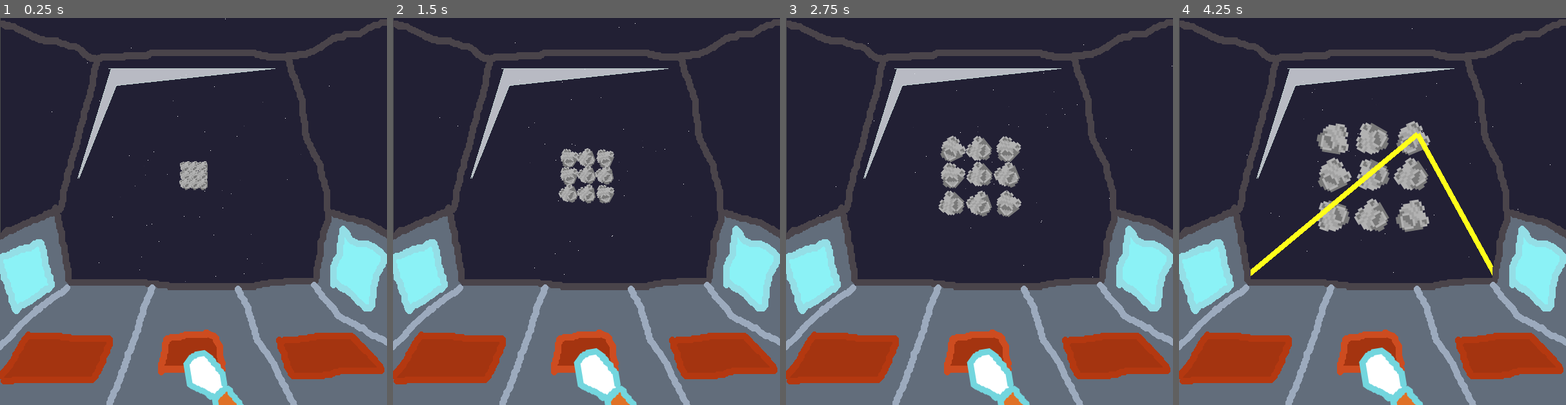
Above: before the commit, frames 1-4 (left to right).
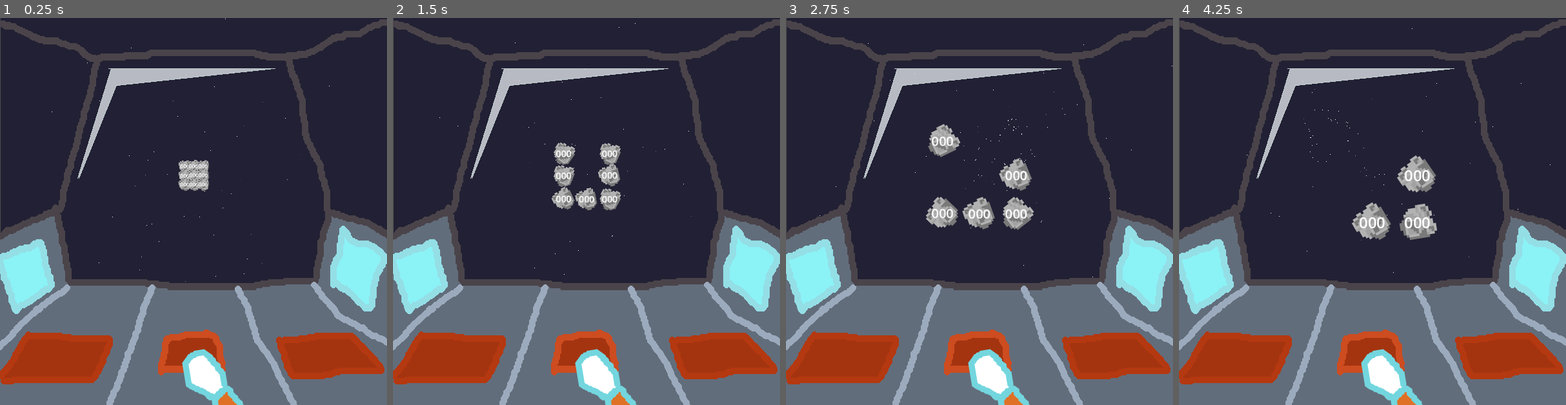
Above: after the commit, the same moments.

Repository: sugarvoid/alpha-space
Game: Godot game, scene res://game/game.tscn
Same seed, same stepped clock (60 frames per second), same inputs: the game is played once before the commit and once after it. The project has no main scene, so this scene is started directly.
Inputs:
- Up to frame 1 (0.25 s): no input
- Up to frame 2 (1.5 s): hold Keypad 8 (num_pad_eight) 0.53-1.28 s; tap Keypad 5 (num_pad_five) at 0.8, 1.35 s
- Up to frame 3 (2.75 s): tap Keypad 4 (num_pad_four) at 1.55 s; hold Keypad 4 (num_pad_four) from 2.03 s (still down); tap Keypad 9 (num_pad_nine) at 2.3 s
- Up to frame 4 (4.25 s): release Keypad 4 (num_pad_four) at 2.78 s; tap Keypad 9 (num_pad_nine) at 2.85 s; tap Keypad 1 (num_pad_one) at 3.05 s; hold Keypad 1 (num_pad_one) from 3.53 s (still down); tap Keypad 7 (num_pad_seven) at 3.8 s

The runs differ from the first frame. In frame 1, 0.5% of the frame differs, in the area x 46-63%, y 36-100%; in frame 2, 2.1%; in frame 3, 3.9%; in frame 4, 5.9%, in the area x 18-82%, y 23-100%.

Commit message:
Lasers can shoot meteors away

Diff:
--- a/game/game.gd
+++ b/game/game.gd
@@ -2,6 +2,12 @@
 extends Node2D
 
 @onready var fps_label: Control = get_node("CanvasLayer/FPSCounter")
+@onready var meteor_manager: MeteorManager = get_node("MeteorManager")
+@onready var laser_manager: LaserManager = get_node("LaserManager")
+@onready var hand_sprite: Sprite2D = get_node("Hand")
+
+const FIRE_RATE: float = 1.0
+
 
 enum states {
 
@@ -9,10 +15,58 @@
 
 
 var state: int
+var can_player_fire: bool = true
 
 func _ready() -> void:
-	$Hand/AnimationPlayer.play("press_button")
+	pass
 
 
 func _process(delta: float) -> void:
 	fps_label.update_label(Engine.get_frames_per_second())
+
+func _input(event) -> void:
+	if event.is_action_pressed("num_pad_one"):
+		print('6')
+		_shoot_laser(6)
+	elif event.is_action_pressed("num_pad_two"):
+		print('7')
+		_shoot_laser(7)
+	elif event.is_action_pressed("num_pad_three"):
+		print('8')
+		_shoot_laser(8)
+	elif event.is_action_pressed("num_pad_four"):
+		print('3')
+		_shoot_laser(3)
+	elif event.is_action_pressed("num_pad_five"):
+		print('4')
+		_shoot_laser(4)
+	elif event.is_action_pressed("num_pad_six"):
+		print('5')
+		_shoot_laser(5)
+	elif event.is_action_pressed("num_pad_seven"):
+		print('0')
+		_shoot_laser(0)
+	elif event.is_action_pressed("num_pad_eight"):
+		print('1')
+		_shoot_laser(1)
+	elif event.is_action_pressed("num_pad_nine"):
+		print('2')
+		_shoot_laser(2)
+
+
+func _connect_signals() -> void:
+	pass
+	## self.hand_sprite.press_animation_finished.connect()
+
+func _shoot_laser(array_slot: int) -> void:
+
+	if self.meteor_manager.check_if_slot_has_meteor(array_slot):
+		var targeted_meteor: Meteor
+		targeted_meteor = self.meteor_manager.current_meteors[array_slot]
+		var target_pos: Vector2 = targeted_meteor.global_position
+		self.laser_manager.add_lasers_to_screen(target_pos)
+		self.meteor_manager.remove_meteor(targeted_meteor)
+
+	else:
+		# no meteor in that spot
+		return
--- /dev/null
+++ b/game/hand/hand.gd
@@ -0,0 +1,11 @@
+class_name Hand
+extends Sprite2D
+
+signal press_animation_finished
+
+@onready var animation_player: AnimationPlayer
+
+
+func play_press_animation() -> void:
+	self.animation_player.play("press_button")
+	self.emit_signal("play_press_animation")
--- a/game/hand/hand.tscn
+++ b/game/hand/hand.tscn
@@ -1,11 +1,11 @@
-[gd_scene load_steps=4 format=3 uid="uid://c7i2xu7w4hbkw"]
+[gd_scene load_steps=5 format=3 uid="uid://c7i2xu7w4hbkw"]
 
 [ext_resource type="Texture2D" uid="uid://be52mbkqfrr30" path="res://game/hand/hand.png" id="1_p8nfy"]
+[ext_resource type="Script" path="res://game/hand/hand.gd" id="2_m0u4y"]
 
 [sub_resource type="Animation" id="Animation_7sr14"]
 resource_name = "press_button"
 length = 0.7
-loop_mode = 1
 tracks/0/type = "value"
 tracks/0/imported = false
 tracks/0/enabled = true
@@ -41,6 +41,7 @@
 rotation = -0.164601
 scale = Vector2(0.939248, 0.939248)
 texture = ExtResource("1_p8nfy")
+script = ExtResource("2_m0u4y")
 
 [node name="AnimationPlayer" type="AnimationPlayer" parent="."]
 libraries = {
--- a/game/laser/laser.tscn
+++ b/game/laser/laser.tscn
@@ -4,7 +4,8 @@
 
 [sub_resource type="Animation" id="Animation_rhkmv"]
 resource_name = "flash"
-length = 0.3
+length = 0.14
+step = 0.02
 tracks/0/type = "value"
 tracks/0/imported = false
 tracks/0/enabled = true
@@ -12,10 +13,10 @@
 tracks/0/interp = 1
 tracks/0/loop_wrap = true
 tracks/0/keys = {
-"times": PackedFloat32Array(0, 0.1, 0.2, 0.3),
-"transitions": PackedFloat32Array(1, 1, 1, 1),
+"times": PackedFloat32Array(0, 0.06, 0.12),
+"transitions": PackedFloat32Array(1, 1, 1),
 "update": 1,
-"values": [true, false, true, false]
+"values": [false, true, false]
 }
 
 [sub_resource type="AnimationLibrary" id="AnimationLibrary_1a7du"]
@@ -24,6 +25,7 @@
 }
 
 [node name="Laser" type="Node2D"]
+visible = false
 script = ExtResource("1_oaoc3")
 
 [node name="Line2D" type="Line2D" parent="."]
--- a/game/manager/laser_manager.gd
+++ b/game/manager/laser_manager.gd
@@ -21,8 +21,3 @@
 
 	self.add_child(laser_left)
 	self.add_child(laser_right)
-
-
-
-func _on_timer_timeout() -> void:
-	add_lasers_to_screen(Vector2(370, 180))
--- a/game/manager/laser_manager.tscn
+++ b/game/manager/laser_manager.tscn
@@ -10,9 +10,3 @@
 
 [node name="Right" type="Marker2D" parent="."]
 position = Vector2(509, 433)
-
-[node name="Timer" type="Timer" parent="."]
-wait_time = 2.0
-autostart = true
-
-[connection signal="timeout" from="Timer" to="." method="_on_timer_timeout"]
--- a/game/manager/meteor_manager.gd
+++ b/game/manager/meteor_manager.gd
@@ -5,6 +5,7 @@
 @onready var outer_node: Node2D = get_node("Outer")
 
 const p_Meteor: PackedScene = preload("res://game/meteor/meteor.tscn")
+const p_Explosion: PackedScene = preload("res://game/meteor/particle_explosion.tscn")
 
 var current_meteors: Array
 
@@ -15,7 +16,9 @@
 	var meteor: Meteor = p_Meteor.instantiate()
 	meteor.start_pos = self.inner_positions[slot]
 	meteor.end_pos = self.outer_positions[slot]
-	self._add_meteor_to_child(slot, meteor)
+	###self._add_meteor_to_child(slot, meteor)
+	self.add_child(meteor)
+	self.current_meteors[slot] = meteor
 
 # Called when the node enters the scene tree for the first time.
 func _ready() -> void:
@@ -40,8 +43,22 @@
 	pass
 
 func _add_meteor_to_child(child_num: int, meteor: Meteor) -> void:
-	self.inner_node.get_child(child_num).add_child(meteor)
+	self.add_child(meteor)
 	self.current_meteors[child_num] = meteor
+
+func remove_meteor(meteor: Meteor) -> void:
+	print(meteor)
+	var explosion = p_Explosion.instantiate()
+	explosion.position = meteor.global_position
+	# self.current_meteors[meteor.get_index()] = null
+	meteor.queue_free()
+
+	self.add_child(explosion)
+
+
+func check_if_slot_has_meteor(slot: int) -> bool:
+	print(current_meteors)
+	return is_instance_valid(current_meteors[slot])## current_meteors[slot] != null
 
 func _resize_arrays() -> void:
 	self.current_meteors.resize(9)
--- a/game/meteor/meteor.gd
+++ b/game/meteor/meteor.gd
@@ -1,8 +1,9 @@
 class_name  Meteor
 extends Node2D
 
-@onready var animation_player: AnimationPlayer = get_node("AnimationPlayer")
 @onready var sprite: Sprite2D = get_node("Sprite2D")
+
+
 
 const WOBBLE_SIZE: Vector2 = Vector2(0.05,0.05)
 const STARTING_SCALE: Vector2 = Vector2(0.3, 0.3)
@@ -21,12 +22,13 @@
 var end_pos: Vector2
 var rotate_speed: float
 var rotate_dir: int
-
+var movement_tween_time: float = 3.5
 
 
 var value: String
 
 func _ready() -> void:
+	self.global_position = self.start_pos
 	self.sprite.scale = self.STARTING_SCALE
 	self.type = Meteor.TYPES.NUMBER
 	self.rotate_speed = self._get_ran_rotation_speed()
@@ -35,6 +37,7 @@
 	#######self._wobble()
 
 func _process(delta: float) -> void:
+	$Control.scale = self.sprite.scale
 	self.sprite.rotation += self.rotate_speed * delta
 
 
@@ -64,13 +67,13 @@
 
 func _move_to_end_pos() -> void:
 	var tween: Tween = create_tween()
-	tween.tween_property(self, "global_position", self.end_pos, 5.0)
+	tween.tween_property(self, "global_position", self.end_pos, self.movement_tween_time)
 
 
 
 func _increase_scale_to_one() -> void:
 	var tween2: Tween = create_tween()
-	tween2.tween_property(self.sprite, "scale", Vector2(1,1), 5.0)
+	tween2.tween_property(self.sprite, "scale", Vector2(1,1), self.movement_tween_time)
 
 func _wobble() -> void:
 	var tween: Tween = create_tween()
--- a/game/meteor/meteor.tscn
+++ b/game/meteor/meteor.tscn
@@ -1,36 +1,21 @@
-[gd_scene load_steps=5 format=3 uid="uid://dkeb6tw0exne0"]
+[gd_scene load_steps=3 format=3 uid="uid://dkeb6tw0exne0"]
 
 [ext_resource type="Script" path="res://game/meteor/meteor.gd" id="1_akqqa"]
 [ext_resource type="Texture2D" uid="uid://bstauo7ogwrkh" path="res://game/meteor/meteor.png" id="2_gy8v2"]
-
-[sub_resource type="Animation" id="Animation_kx3yd"]
-resource_name = "flip_over"
-length = 0.5
-tracks/0/type = "value"
-tracks/0/imported = false
-tracks/0/enabled = true
-tracks/0/path = NodePath("Sprite2D:scale")
-tracks/0/interp = 1
-tracks/0/loop_wrap = true
-tracks/0/keys = {
-"times": PackedFloat32Array(0, 0.5),
-"transitions": PackedFloat32Array(1, 1),
-"update": 0,
-"values": [Vector2(1, 1), Vector2(1, 0)]
-}
-
-[sub_resource type="AnimationLibrary" id="AnimationLibrary_c7cwp"]
-_data = {
-"flip_over": SubResource("Animation_kx3yd")
-}
 
 [node name="meteor" type="Node2D"]
 script = ExtResource("1_akqqa")
 
 [node name="Sprite2D" type="Sprite2D" parent="."]
+scale = Vector2(1, 0.2)
 texture = ExtResource("2_gy8v2")
 
-[node name="AnimationPlayer" type="AnimationPlayer" parent="."]
-libraries = {
-"": SubResource("AnimationLibrary_c7cwp")
-}
+[node name="Control" type="Node2D" parent="."]
+
+[node name="Label" type="Label" parent="Control"]
+offset_left = -21.0
+offset_top = -18.0
+offset_right = 21.0
+offset_bottom = 19.0
+theme_override_font_sizes/font_size = 24
+text = "000"
--- /dev/null
+++ b/game/meteor/particle_explosion.gd
@@ -0,0 +1,13 @@
+extends GPUParticles2D
+
+@onready var life_timer: Timer = get_node("Timer")
+# Called when the node enters the scene tree for the first time.
+func _ready() -> void:
+	self.life_timer.start(0.5)
+	await life_timer.timeout
+	self.queue_free()
+
+
+# Called every frame. 'delta' is the elapsed time since the previous frame.
+func _process(delta: float) -> void:
+	pass
--- /dev/null
+++ b/game/meteor/particle_explosion.tscn
@@ -0,0 +1,47 @@
+[gd_scene load_steps=7 format=3 uid="uid://bf63gdg4h8n8l"]
+
+[ext_resource type="Script" path="res://game/meteor/particle_explosion.gd" id="1_uxeni"]
+
+[sub_resource type="Curve" id="Curve_16ooe"]
+min_value = -360.0
+max_value = 360.0
+_data = [Vector2(0, 360), 0.0, 0.0, 0, 0, Vector2(1, -360), 0.0, 0.0, 0, 0]
+point_count = 2
+
+[sub_resource type="CurveTexture" id="CurveTexture_7xqfl"]
+curve = SubResource("Curve_16ooe")
+
+[sub_resource type="Curve" id="Curve_yr4wd"]
+_data = [Vector2(0, 1), 0.0, 0.0, 0, 0, Vector2(0.989418, 0), 0.0, 0.0, 0, 0]
+point_count = 2
+
+[sub_resource type="CurveTexture" id="CurveTexture_jlpms"]
+curve = SubResource("Curve_yr4wd")
+
+[sub_resource type="ParticleProcessMaterial" id="ParticleProcessMaterial_nwgnx"]
+lifetime_randomness = 0.1
+emission_shape = 1
+emission_sphere_radius = 1.0
+particle_flag_disable_z = true
+spread = 180.0
+gravity = Vector3(0, 0, 0)
+initial_velocity_min = 45.0
+initial_velocity_max = 100.0
+orbit_velocity_min = 0.0
+orbit_velocity_max = 0.0
+angle_min = -394.0
+angle_max = 95.1
+angle_curve = SubResource("CurveTexture_7xqfl")
+scale_min = 2.0
+scale_max = 3.0
+scale_curve = SubResource("CurveTexture_jlpms")
+
+[node name="ParticleExplosion" type="GPUParticles2D"]
+amount = 30
+lifetime = 0.8
+explosiveness = 1.0
+randomness = 0.07
+process_material = SubResource("ParticleProcessMaterial_nwgnx")
+script = ExtResource("1_uxeni")
+
+[node name="Timer" type="Timer" parent="."]
--- a/project.godot
+++ b/project.godot
@@ -13,6 +13,11 @@
 "class": &"Game",
 "language": &"GDScript",
 "path": "res://game/game.gd"
+}, {
+"base": "Sprite2D",
+"class": &"Hand",
+"language": &"GDScript",
+"path": "res://game/hand/hand.gd"
 }, {
 "base": "Node2D",
 "class": &"Laser",
@@ -36,6 +41,7 @@
 }]
 _global_script_class_icons={
 "Game": "",
+"Hand": "",
 "Laser": "",
 "LaserManager": "",
 "Meteor": "",
